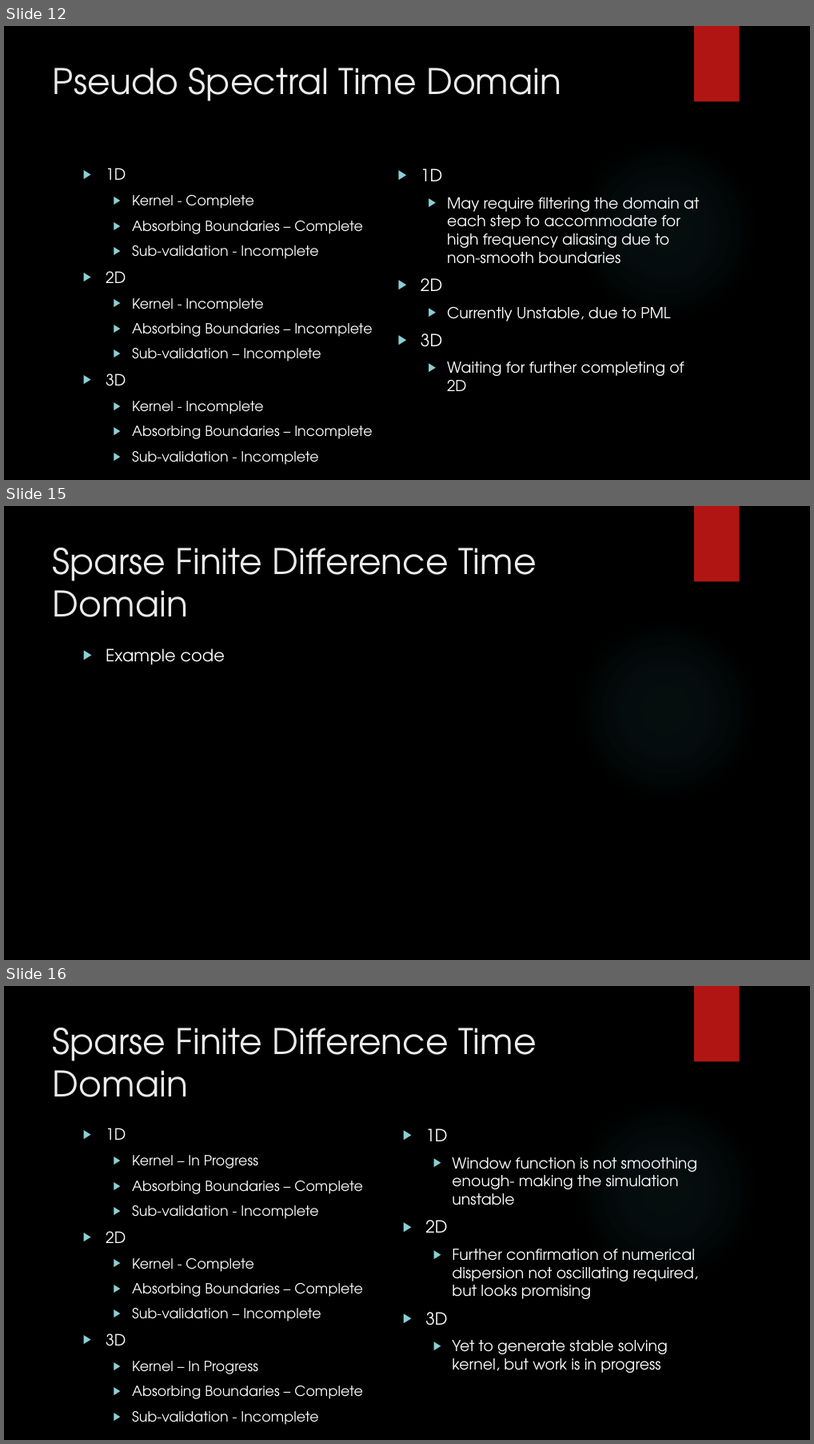
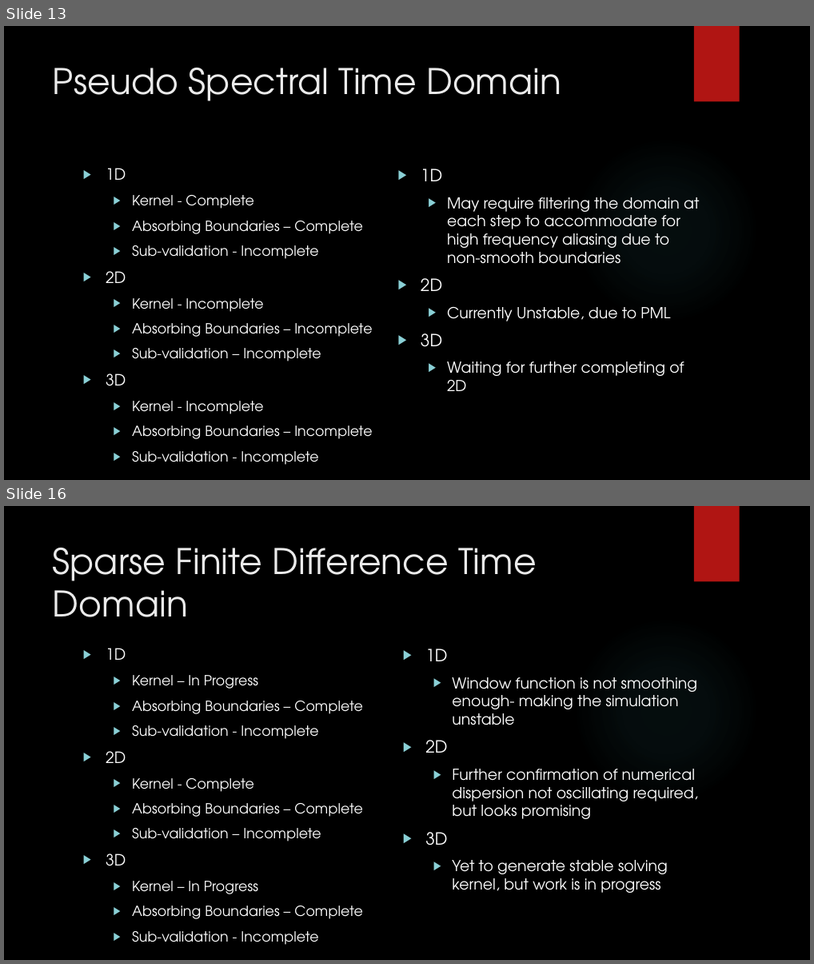
Before and after one commit to SEDur/IndiEngiSchola, a slide deck: Docs/Efficient Acoustic Modelling of Large Spaces Using Time.pptx. Shown one above the other, each under a label of ours: slides 12, 15 and 16 before the commit, slides 13 and 16 after it; the slides between them are not shown. The pictures are 814x1444 and 814x964 pixels, drawn with LibreOffice and Linux fonts; fonts in the diff are those of the drawing; background and template pictures are left out. Boxes give left, top, right and bottom in pixels: in the first picture for what was removed or moved away, otherwise in the second. Text is boxed around its words. In the diff, an @@ line names an element or a change of style, - is before the commit and + after.

```diff
--- a/Docs/Efficient Acoustic Modelling of Large Spaces Using Time.pptx
+++ b/Docs/Efficient Acoustic Modelling of Large Spaces Using Time.pptx
@@ slide 15 removed at [4,506,810,960], background picture (left out); not listed: 2 template elements that a slide beside it also shows @@
@@ title removed at [53,548,537,617] @@
-Sparse Finite Difference Time Domain
@@ text removed at [106,648,225,664] @@
-▶ Example code
@@ what was slide 12 is now slide 13 @@
```
Also in this commit, not shown: 2 slides changed, 1 slide added, 2 other files.
